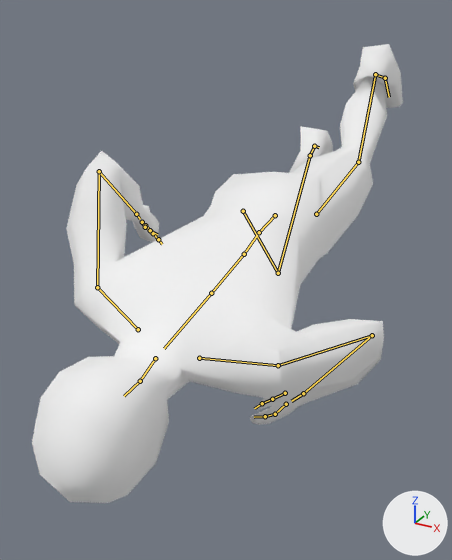
An edit to the glTF model assets/models/male_muscled.glb, drawn before and after from the same camera.
One viewpoint serves both versions: a 50 mm camera at (67.5, -244.1, 57.8) aimed at (-11.3, -101.0, -13.8). Lighting does not change. The marker at lower right points along +X, +Y and +Z. Both versions are drawn at frame 28 of the action 'run-to-roll-right'; the numbers are the values there. The bones that bend it are drawn over the model as lines.

In view in the first picture: 'male-muscled-mesh'.
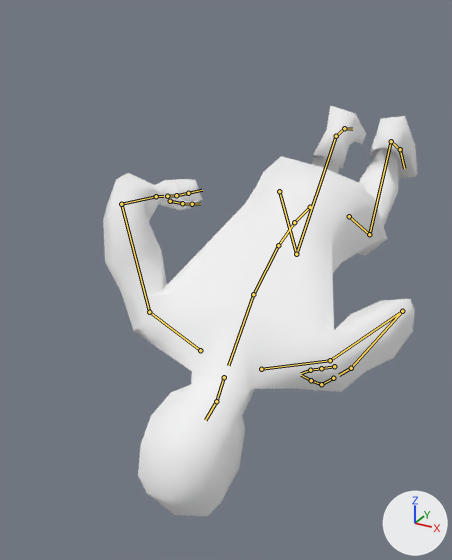
The change in detail:
Bone 'mixamorig:Hips' (bone_mixamorig_hips) moves from (-1.7, -2.2, 0.0) to (3.2, -16.4, 0.6).
Bone 'mixamorig:Hips' (bone_mixamorig_hips) turns from (10, 6, 0) to (10, -11, 1) degrees about its own x, y and z.
Bone 'mixamorig:Spine' (bone_mixamorig_spine) turns from (0, -13, -6) to (4, -5, -6) degrees about its own x, y and z.
Bone 'mixamorig:Spine1' (bone_mixamorig_spine1) turns from (3, -2, 3) to (10, 2, -4) degrees about its own x, y and z.
Bone 'mixamorig:Spine2' (bone_mixamorig_spine2) turns from (3, -2, 4) to (10, 1, -4) degrees about its own x, y and z.
Bone 'mixamorig:Neck' (bone_mixamorig_neck) turns from (5, 1, 0) to (3, 3, 0) degrees about its own x, y and z.
Bone 'mixamorig:Head' (bone_mixamorig_head) turns from (-20, 6, -5) to (-24, 8, 1) degrees about its own x, y and z.
Bone 'mixamorig:LeftShoulder' (bone_mixamorig_leftshoulder) turns from (2, 3, 3) to (2, 4, -1) degrees about its own x, y and z.
Bone 'mixamorig:LeftArm' (bone_mixamorig_leftarm) turns from (52, 0, 6) to (48, -15, 3) degrees about its own x, y and z.
Bone 'mixamorig:LeftForeArm' (bone_mixamorig_leftforearm) turns from (7, -6, 105) to (8, 1, 104) degrees about its own x, y and z.
Bone 'mixamorig:LeftHand' (bone_mixamorig_lefthand) turns from (11, -7, -1) to (8, 5, 13) degrees about its own x, y and z.
Bone 'mixamorig:LeftHandThumb1' (bone_mixamorig_lefthandthumb1) turns from (-3, -2, -21) to (0, 0, -9) degrees about its own x, y and z.
Bone 'mixamorig:LeftHandIndex1' (bone_mixamorig_lefthandindex1) turns from (-9, -1, -13) to (1, -1, -10) degrees about its own x, y and z.
Bone 'mixamorig:LeftHandIndex2' (bone_mixamorig_lefthandindex2) turns from (2, 0, 2) to (14, -2, 15) degrees about its own x, y and z.
Bone 'mixamorig:RightShoulder' (bone_mixamorig_rightshoulder) turns from (0, -3, -3) to (-1, -5, 0) degrees about its own x, y and z.
Bone 'mixamorig:RightArm' (bone_mixamorig_rightarm) turns from (46, -42, 28) to (49, -42, 23) degrees about its own x, y and z.
Bone 'mixamorig:RightForeArm' (bone_mixamorig_rightforearm) turns from (7, 5, -96) to (7, 4, -89) degrees about its own x, y and z.
Bone 'mixamorig:RightHand' (bone_mixamorig_righthand) turns from (-6, 4, 8) to (1, -9, -11) degrees about its own x, y and z.
Bone 'mixamorig:RightHandThumb1' (bone_mixamorig_righthandthumb1) turns from (-1, 1, 4) to (-2, -1, -3) degrees about its own x, y and z.
Bone 'mixamorig:RightHandIndex1' (bone_mixamorig_righthandindex1) turns from (-6, 1, 10) to (-2, 1, 5) degrees about its own x, y and z.
Bone 'mixamorig:RightHandIndex2' (bone_mixamorig_righthandindex2) turns from (-6, -1, -1) to (8, 0, -15) degrees about its own x, y and z.
Bone 'mixamorig:LeftUpLeg' (bone_mixamorig_leftupleg) turns from (-3, -6, -1) to (36, -15, -12) degrees about its own x, y and z.
Bone 'mixamorig:LeftLeg' (bone_mixamorig_leftleg) turns from (-19, 1, -5) to (-57, -1, 7) degrees about its own x, y and z.
Bone 'mixamorig:LeftFoot' (bone_mixamorig_leftfoot) turns from (-5, 10, 3) to (15, 1, 6) degrees about its own x, y and z.
Bone 'mixamorig:LeftToeBase' (bone_mixamorig_lefttoebase) turns from (19, -3, 5) to (11, -2, 3) degrees about its own x, y and z.
Bone 'mixamorig:RightUpLeg' (bone_mixamorig_rightupleg) turns from (57, 2, -2) to (60, -5, -1) degrees about its own x, y and z.
Bone 'mixamorig:RightLeg' (bone_mixamorig_rightleg) turns from (-99, 3, -9) to (-110, 0, -3) degrees about its own x, y and z.
Bone 'mixamorig:RightFoot' (bone_mixamorig_rightfoot) turns from (-11, 0, 1) to (1, 2, 7) degrees about its own x, y and z.
Bone 'mixamorig:RightToeBase' (bone_mixamorig_righttoebase) turns from (0, 0, 0) to (-7, -1, 2) degrees about its own x, y and z.

Changed parts and their boxes (x1, y1, x2, y2) in the pictures (452 x 560 px):
'male-muscled-mesh', posed (15% narrower, 10% shorter): before (32, 44, 403, 503); after (103, 105, 418, 517)
bone 'mixamorig:Hips', root to tip: before (275, 215) to (259, 232); after (310, 207) to (294, 222)
bone 'mixamorig:Spine', root to tip: before (259, 232) to (244, 254); after (294, 222) to (278, 245)
bone 'mixamorig:Spine1', root to tip: before (244, 254) to (211, 293); after (278, 245) to (253, 294)
bone 'mixamorig:Spine2', root to tip: before (211, 293) to (164, 348); after (253, 294) to (228, 365)
bone 'mixamorig:Neck', root to tip: before (155, 358) to (140, 381); after (224, 377) to (216, 401)
bone 'mixamorig:Head', root to tip: before (140, 381) to (124, 396); after (216, 401) to (205, 420)
bone 'mixamorig:LeftShoulder', root to tip: before (199, 358) to (278, 365); after (261, 369) to (330, 360)
bone 'mixamorig:LeftArm', root to tip: before (278, 365) to (372, 335); after (330, 360) to (402, 311)
bone 'mixamorig:LeftForeArm', root to tip: before (372, 335) to (303, 393); after (402, 311) to (351, 368)
bone 'mixamorig:LeftHand', root to tip: before (303, 393) to (291, 401); after (351, 368) to (339, 375)
bone 'mixamorig:LeftHandThumb1', root to tip: before (285, 393) to (272, 399); after (334, 366) to (321, 368)
bone 'mixamorig:LeftHandIndex1', root to tip: before (286, 404) to (275, 414); after (333, 378) to (321, 384)
bone 'mixamorig:LeftHandIndex2', root to tip: before (275, 414) to (265, 416); after (321, 384) to (311, 380)
bone 'mixamorig:RightShoulder', root to tip: before (138, 329) to (97, 287); after (200, 350) to (149, 312)
bone 'mixamorig:RightArm', root to tip: before (97, 287) to (99, 171); after (149, 312) to (121, 204)
bone 'mixamorig:RightForeArm', root to tip: before (99, 171) to (136, 214); after (121, 204) to (156, 196)
bone 'mixamorig:RightHand', root to tip: before (136, 214) to (140, 219); after (156, 196) to (163, 196)
bone 'mixamorig:RightHandThumb1', root to tip: before (145, 225) to (153, 233); after (170, 201) to (182, 203)
bone 'mixamorig:RightHandIndex1', root to tip: before (142, 222) to (145, 227); after (167, 196) to (176, 195)
bone 'mixamorig:RightHandIndex2', root to tip: before (145, 227) to (150, 230); after (176, 195) to (188, 193)
bone 'mixamorig:LeftUpLeg', root to tip: before (316, 214) to (358, 162); after (349, 216) to (369, 234)
bone 'mixamorig:LeftLeg', root to tip: before (358, 162) to (375, 74); after (369, 234) to (391, 141)
bone 'mixamorig:LeftFoot', root to tip: before (375, 74) to (385, 78); after (391, 141) to (400, 149)
bone 'mixamorig:LeftToeBase', root to tip: before (385, 78) to (389, 97); after (400, 149) to (404, 168)
bone 'mixamorig:RightUpLeg', root to tip: before (243, 211) to (278, 273); after (279, 191) to (296, 254)
bone 'mixamorig:RightLeg', root to tip: before (278, 273) to (310, 155); after (296, 254) to (336, 136)
bone 'mixamorig:RightFoot', root to tip: before (310, 155) to (314, 146); after (336, 136) to (344, 128)
bone 'mixamorig:RightToeBase', root to tip: before (314, 146) to (319, 147); after (344, 128) to (352, 129)
